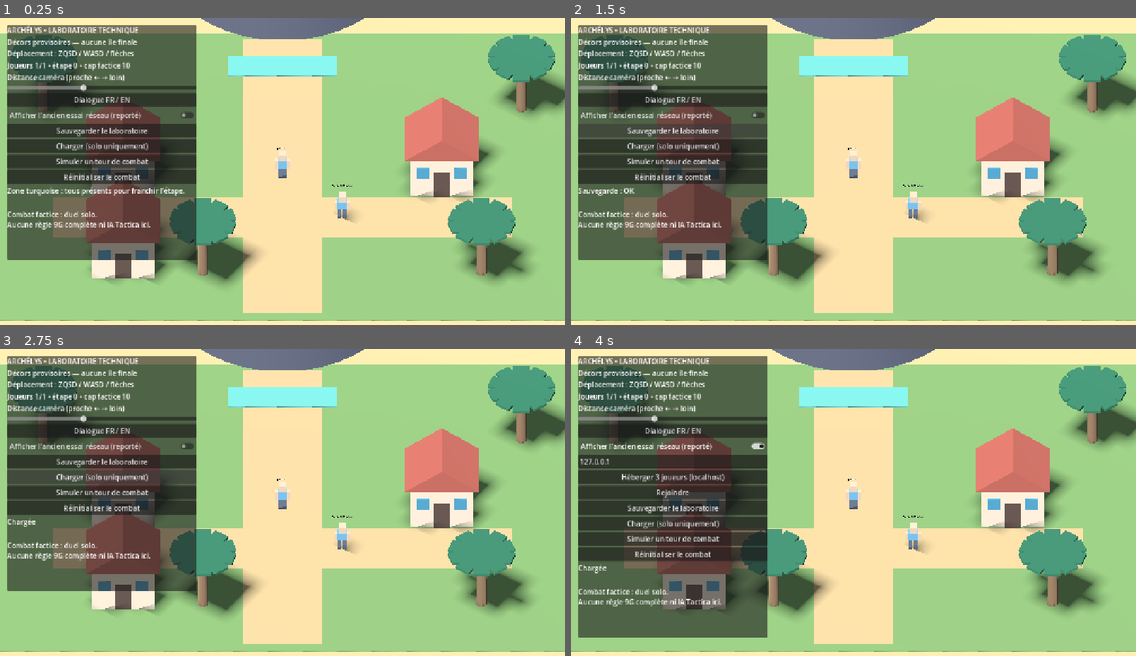
Above: before the commit, frames 1-4 (two rows, left to right).
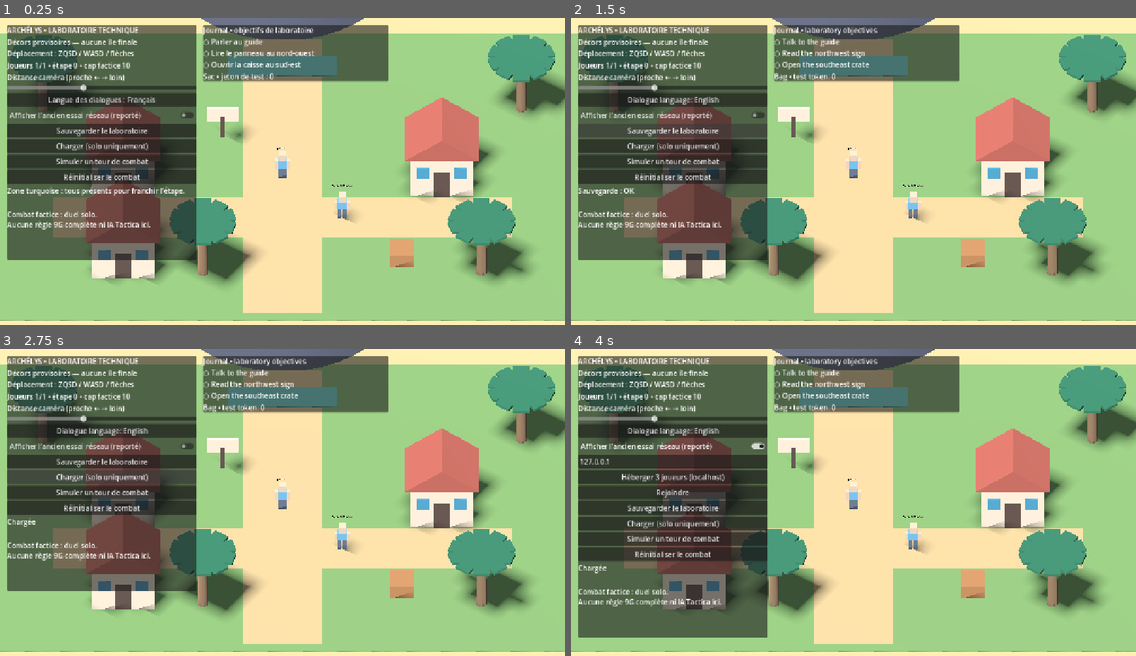
Above: after the commit, the same moments.

Repository: DyHyugal/pokemon-archelys
Game: Godot game, scene res://main.tscn
Two runs of this game, one before a commit and one after it. Both use one fixed random seed, a clock stepped at 60 frames per second and the inputs below.
Inputs (mouse positions are in pixels of both pictures, inside the frame that each line leads up to):
- Up to frame 1 (0.25 s): no input
- Up to frame 2 (1.5 s): click (672, 100) at 0.5 s, where only the run before the commit has a clickable "Dialogue FR / EN"; click "Sauvegarder le laboratoire" at 1.25 s
- Up to frame 3 (2.75 s): click "Charger (solo uniquement)" at 2 s
- Up to frame 4 (4 s): click "Charger (solo uniquement)" at 2.75 s; click "Afficher l’ancien essai résea…" at 3.5 s

The runs differ from the first frame. In frame 1, 7.2% of the frame differs, in the area x 8-74%, y 2-82%; in frame 2, 7.1%; in frame 3, 7.1%; in frame 4, 7.1%.

Commit message:
Add persistent preferences, solo interactions, journal and inventory with legacy save migration

Diff:
--- /dev/null
+++ b/game/data/dialogues/laboratory_crate.json
@@ -0,0 +1 @@
+{"fr":{"speaker":"Caisse de test","lines":["Un jeton de test a été ajouté à ton sac. Cette caisse ne donne sa récompense qu’une seule fois."]},"en":{"speaker":"Test crate","lines":["A test token was added to your bag. This crate only gives its reward once."]}}
--- /dev/null
+++ b/game/data/dialogues/laboratory_sign.json
@@ -0,0 +1 @@
+{"fr":{"speaker":"Panneau de test","lines":["Chemin nord : porte turquoise. Le guide est près du départ et la caisse de test au sud-est.","Ce panneau sert à éprouver les interactions et le journal, pas la carte définitive du jeu."]},"en":{"speaker":"Test sign","lines":["North path: turquoise gate. The guide is near the start and the test crate is to the southeast.","This sign tests interactions and the journal, not the final game map."]}}
--- a/game/scripts/domain/campaign.gd
+++ b/game/scripts/domain/campaign.gd
@@ -2,6 +2,9 @@
 extends RefCounted
 
 # Sandbox rules: no production game design or story is encoded here.
+const LabProgress = preload("res://scripts/domain/laboratory_progress.gd")
+var laboratory := LabProgress.new()
+
 var participant_count: int = 1
 var progress: int = 0
 var level_cap: int = 10
@@ -36,11 +39,13 @@
 
 func snapshot() -> Dictionary:
 	# Network IDs are transient; persistence is prototype-only.
-	return {"schema": 1, "participants": participant_count, "progress": progress,
+	return {"schema": 2, "laboratory": laboratory.snapshot(), "participants": participant_count, "progress": progress,
 		"level_cap": level_cap, "players": players.duplicate(true)}
 
 static func validate(data: Dictionary) -> bool:
-	if data.get("schema") != 1:
+	if data.get("schema") != 1 and data.get("schema") != 2:
+		return false
+	if data.get("schema") == 2 and not LabProgress.validate(data.get("laboratory")):
 		return false
 	for key: String in ["participants", "progress", "level_cap"]:
 		if not data.has(key) or not (data[key] is int or data[key] is float):
@@ -72,6 +77,9 @@
 func restore(data: Dictionary) -> bool:
 	if not validate(data):
 		return false
+	laboratory = LabProgress.new()
+	if data.get("schema") == 2:
+		laboratory.restore(data.laboratory)
 	participant_count = int(data.participants)
 	progress = int(data.progress)
 	level_cap = int(data.level_cap)
--- /dev/null
+++ b/game/scripts/domain/laboratory_progress.gd
@@ -0,0 +1,36 @@
+class_name LaboratoryProgress
+extends RefCounted
+
+# Original test content, independent of the final story and item catalogue.
+const OBJECTIVES: Array[String] = ["guide", "sign", "crate"]
+var completed: Dictionary = {}
+var tokens: int = 0
+
+func complete(id: String) -> bool:
+	if id not in OBJECTIVES or completed.has(id):
+		return false
+	completed[id] = true
+	if id == "crate":
+		tokens = 1
+	return true
+
+func snapshot() -> Dictionary:
+	return {"completed": completed.duplicate(), "tokens": tokens}
+
+static func validate(value: Variant) -> bool:
+	if not value is Dictionary or not value.get("completed") is Dictionary:
+		return false
+	var amount: Variant = value.get("tokens")
+	if not (amount is int or amount is float) or not is_finite(float(amount)) or float(amount) != floorf(float(amount)) or float(amount)<0.0 or float(amount)>1.0:
+		return false
+	for id: Variant in value.completed:
+		if id not in OBJECTIVES or value.completed[id] != true:
+			return false
+	return int(amount) == (1 if value.completed.has("crate") else 0)
+
+func restore(value: Dictionary) -> bool:
+	if not validate(value):
+		return false
+	completed = value.completed.duplicate()
+	tokens = int(value.tokens)
+	return true
--- a/game/scripts/domain/world_rules.gd
+++ b/game/scripts/domain/world_rules.gd
@@ -1,12 +1,21 @@
 class_name WorldRules
 extends RefCounted
+
+const INTERACTIONS := {"guide":Vector3(3,0,3), "sign":Vector3(-3,0,-3), "crate":Vector3(6,0,6)}
 
 const HOUSES: Array[Vector2] = [Vector2(-8, 0), Vector2(8, 0), Vector2(-8, 6)]
 const TREES: Array[Vector2] = [Vector2(-12,-5), Vector2(12,-5), Vector2(10,7), Vector2(-4,7)]
 
-static func walkable(pos: Vector2) -> bool:
+static func walkable(pos: Vector2, ignore_interaction: String = "") -> bool:
 	if absf(pos.x) > 14.0 or absf(pos.y) > 10.0:
 		return false
+	for id: String in INTERACTIONS:
+		if id==ignore_interaction:
+			continue
+		var point: Vector3=INTERACTIONS[id]
+		var radius: float=0.8 if id=="crate" else 0.4
+		if pos.distance_to(Vector2(point.x,point.z))<radius:
+			return false
 	for house: Vector2 in HOUSES:
 		if absf(pos.x - house.x) < 2.0 and absf(pos.y - house.y) < 1.8:
 			return false
@@ -14,3 +23,16 @@
 		if pos.distance_to(tree) < 0.8:
 			return false
 	return true
+
+static func can_step(origin: Vector2, destination: Vector2) -> bool:
+	if walkable(destination):
+		return true
+	# A legacy save may be inside a newly added object. Permit outward steps
+	# through that object only, still checking all other obstacles and bounds.
+	for id: String in INTERACTIONS:
+		var point: Vector3=INTERACTIONS[id]
+		var center:=Vector2(point.x,point.z)
+		var radius: float=0.8 if id=="crate" else 0.4
+		if origin.distance_to(center)<radius and destination.distance_to(center)>origin.distance_to(center) and walkable(destination,id):
+			return true
+	return false
--- /dev/null
+++ b/game/scripts/services/preferences_store.gd
@@ -0,0 +1,25 @@
+class_name PreferencesStore
+extends RefCounted
+
+const DEFAULTS := {"language":"fr", "camera_size":16.0}
+const PATH := "user://preferences.json"
+
+static func validate(value: Variant) -> bool:
+	return value is Dictionary and value.get("language") in ["fr","en"] and (value.get("camera_size") is float or value.get("camera_size") is int) and is_finite(float(value.camera_size)) and float(value.camera_size)>=12.0 and float(value.camera_size)<=22.0
+
+static func read(path: String = PATH) -> Dictionary:
+	if not FileAccess.file_exists(path):
+		return DEFAULTS.duplicate()
+	var parser := JSON.new()
+	if parser.parse(FileAccess.get_file_as_string(path)) != OK or not validate(parser.data):
+		return DEFAULTS.duplicate()
+	return parser.data
+
+static func write(value: Dictionary, path: String = PATH) -> Error:
+	if not validate(value):
+		return ERR_INVALID_DATA
+	var file := FileAccess.open(path+".tmp",FileAccess.WRITE)
+	if file==null:
+		return FileAccess.get_open_error()
+	file.store_string(JSON.stringify(value));file.flush();file.close()
+	return DirAccess.rename_absolute(path+".tmp",path)
--- a/game/scripts/services/save_store.gd
+++ b/game/scripts/services/save_store.gd
@@ -21,6 +21,11 @@
 	if parse_error != OK or not parsed is Dictionary or not Campaign.validate(parsed):
 		return ERR_INVALID_DATA
 	if FileAccess.file_exists(path) and not read_snapshot(path).is_empty():
+		# Preserve the original schema-1 save once, separately from rolling backups.
+		if read_snapshot(path).get("schema") == 1 and data.get("schema") == 2 and not FileAccess.file_exists(path+".v1.backup"):
+			var migration_error := DirAccess.copy_absolute(path,path+".v1.backup")
+			if migration_error != OK:
+				return migration_error
 		var backup_error := DirAccess.copy_absolute(path, path + ".backup")
 		if backup_error != OK:
 			return backup_error
--- a/game/scripts/services/session.gd
+++ b/game/scripts/services/session.gd
@@ -93,9 +93,9 @@
 		var pos: Array = record.position
 		var next_x := clampf(float(pos[0]) + axis.x * 5.0 * delta, -14.0, 14.0)
 		var next_z := clampf(float(pos[2]) + axis.y * 5.0 * delta, -10.0, 10.0)
-		if World.walkable(Vector2(next_x, float(pos[2]))):
+		if World.can_step(Vector2(float(pos[0]),float(pos[2])),Vector2(next_x,float(pos[2]))):
 			pos[0] = next_x
-		if World.walkable(Vector2(float(pos[0]), next_z)):
+		if World.can_step(Vector2(float(pos[0]),float(pos[2])),Vector2(float(pos[0]),next_z)):
 			pos[2] = next_z
 	if campaign.all_at_gate():
 		if not gate_latched and campaign.progress == 0:
--- a/game/scripts/world/laboratory.gd
+++ b/game/scripts/world/laboratory.gd
@@ -3,7 +3,17 @@
 const World = preload("res://scripts/domain/world_rules.gd")
 const Store = preload("res://scripts/services/save_store.gd")
 const Dialogue = preload("res://scripts/domain/dialogue.gd")
-const GUIDE_POSITION := Vector3(3, 0, 3)
+const Preferences = preload("res://scripts/services/preferences_store.gd")
+const TARGETS = World.INTERACTIONS
+var preferences_path: String = Preferences.PATH
+var preferences: Dictionary = {}
+var interaction_records: Dictionary = {}
+var active_interaction: String = ""
+var journal_text: Label
+var inventory_text: Label
+var language_button: Button
+var crate_mesh: MeshInstance3D
+const GUIDE_POSITION = TARGETS.guide
 const CAMERA_OFFSET := Vector3(0, 17, 18)
 var dialogue := Dialogue.new()
 var dialogue_record: Dictionary = {}
@@ -24,10 +34,14 @@
 const SAVE_PATH := "user://laboratory_campaign.json"
 
 func _ready() -> void:
+	preferences = Preferences.read(preferences_path)
+	locale = preferences.language
 	_build_world()
 	_build_ui()
 	_start_battle()
-	dialogue_record = JSON.parse_string(FileAccess.get_file_as_string("res://data/dialogues/laboratory_guide.json"))
+	for id: String in TARGETS:
+		interaction_records[id] = JSON.parse_string(FileAccess.get_file_as_string("res://data/dialogues/laboratory_%s.json" % id))
+	dialogue_record = interaction_records.guide
 	for arg: String in OS.get_cmdline_user_args():
 		if arg.begins_with("--capture="):
 			capture_frame.call_deferred(arg.trim_prefix("--capture="))
@@ -99,7 +113,7 @@
 	_box(Vector3(5.5,0.07,1.4),Vector3(0,0.08,-8.0),Color("74cabc"))
 	camera = Camera3D.new()
 	camera.projection=Camera3D.PROJECTION_ORTHOGONAL
-	camera.size=16.0
+	camera.size=float(preferences.camera_size)
 	camera.position=CAMERA_OFFSET
 	add_child(camera)
 	camera.look_at(Vector3.ZERO)
@@ -113,6 +127,9 @@
 	label.font_size = 28
 	label.pixel_size = 0.004
 	guide.add_child(label)
+	_box(Vector3(0.2,1.4,0.2), TARGETS.sign+Vector3(0,0.7,0),Color("66554b"))
+	_box(Vector3(1.6,0.8,0.15),TARGETS.sign+Vector3(0,1.5,0),Color("f0dcc0"))
+	crate_mesh = _box(Vector3(1.2,0.8,1.2),TARGETS.crate+Vector3(0,0.4,0),Color("be895a"))
 
 func _build_ui() -> void:
 	var layer:=CanvasLayer.new();add_child(layer)
@@ -123,8 +140,10 @@
 	status=Label.new();stack.add_child(status)
 	var camera_label := Label.new();camera_label.text="Distance caméra (proche ← → loin)";stack.add_child(camera_label)
 	var zoom := HSlider.new();zoom.min_value=12;zoom.max_value=22;zoom.step=0.5;zoom.value=camera.size;stack.add_child(zoom)
-	zoom.value_changed.connect(func(value: float):camera.size=value)
-	_button(stack,"Dialogue FR / EN",func():locale="en" if locale=="fr" else "fr")
+	zoom.value_changed.connect(func(value: float):
+		camera.size=value
+		_persist_preferences())
+	language_button = _button(stack,"Langue des dialogues : Français",func():_set_locale("en" if locale=="fr" else "fr"))
 	var network_toggle := CheckButton.new();network_toggle.text="Afficher l’ancien essai réseau (reporté)";stack.add_child(network_toggle)
 	var network_tools := VBoxContainer.new();network_tools.visible=false;stack.add_child(network_tools)
 	network_toggle.toggled.connect(func(enabled: bool):network_tools.visible=enabled)
@@ -143,10 +162,25 @@
 	dialogue_speaker=Label.new();conversation.add_child(dialogue_speaker)
 	dialogue_text=Label.new();dialogue_text.autowrap_mode=TextServer.AUTOWRAP_WORD_SMART;dialogue_text.custom_minimum_size=Vector2(780,90);conversation.add_child(dialogue_text)
 	var next_hint := Label.new();next_hint.text="A / E / Entrée • phrase suivante / next line";conversation.add_child(next_hint)
+	var overview := PanelContainer.new();overview.position=Vector2(460,16);overview.custom_minimum_size=Vector2(420,0);layer.add_child(overview)
+	var overview_stack := VBoxContainer.new();overview.add_child(overview_stack)
+	journal_text=Label.new();journal_text.autowrap_mode=TextServer.AUTOWRAP_WORD_SMART;journal_text.custom_minimum_size.x=400;overview_stack.add_child(journal_text)
+	inventory_text=Label.new();overview_stack.add_child(inventory_text)
 	log_box=RichTextLabel.new();log_box.custom_minimum_size=Vector2(430,115);stack.add_child(log_box)
 
-func _button(parent: Node, text: String, action: Callable) -> void:
+func _button(parent: Node, text: String, action: Callable) -> Button:
 	var button:=Button.new();button.text=text;button.pressed.connect(action);parent.add_child(button)
+	return button
+
+func _set_locale(value: String) -> void:
+	locale=value
+	_persist_preferences()
+
+func _persist_preferences() -> void:
+	preferences={"language":locale,"camera_size":camera.size}
+	var error := Preferences.write(preferences, preferences_path)
+	if error!=OK and message:
+		message.text="Préférences : %s" % error_string(error)
 
 func _save() -> void:
 	if not multiplayer.is_server():
@@ -186,6 +220,25 @@
 	if dialogue.active:
 		_unhandled_key_input(event)
 
+func _nearest_interaction() -> String:
+	var nearest: String = ""
+	var distance: float = 2.2
+	for id: String in TARGETS:
+		var current: float = _local_position().distance_to(TARGETS[id])
+		if current <= distance:
+			distance=current
+			nearest=id
+	return nearest
+
+func _open_interaction(id: String) -> bool:
+	if id not in TARGETS or Session.active_network:
+		return false
+	active_interaction=id
+	var record: Dictionary=interaction_records[id]
+	if id=="crate" and not Session.campaign.laboratory.complete("crate"):
+		record={"fr":{"speaker":"Caisse de test","lines":["La caisse est déjà vide."]},"en":{"speaker":"Test crate","lines":["The crate is already empty."]}}
+	return dialogue.begin(record,locale)
+
 func _unhandled_key_input(event: InputEvent) -> void:
 	if not event is InputEventKey or not event.pressed or event.echo:
 		return
@@ -193,15 +246,28 @@
 		return
 	if dialogue.active:
 		dialogue.advance()
-	elif _local_position().distance_to(GUIDE_POSITION) <= 2.2:
-		dialogue.begin(dialogue_record, locale)
+		if not dialogue.active:
+			Session.campaign.laboratory.complete(active_interaction)
 	else:
-		return
+		var target := _nearest_interaction()
+		if target.is_empty() or not _open_interaction(target):
+			return
 	Session.submit_axis(Vector2.ZERO)
 	dialogue_panel.visible = dialogue.active
 	dialogue_speaker.text = dialogue.speaker
 	dialogue_text.text = dialogue.current_line()
 	get_viewport().set_input_as_handled()
+
+func _update_overview() -> void:
+	var progress = Session.campaign.laboratory
+	var lines: Array[String]=["Journal • objectifs de laboratoire" if locale=="fr" else "Journal • laboratory objectives"]
+	var names: Array=["Parler au guide","Lire le panneau au nord-ouest","Ouvrir la caisse au sud-est"] if locale=="fr" else ["Talk to the guide","Read the northwest sign","Open the southeast crate"]
+	for index: int in range(3):
+		lines.append(("✓ " if progress.completed.has(progress.OBJECTIVES[index]) else "○ ")+names[index])
+	journal_text.text="\n".join(lines)
+	inventory_text.text=("Sac • jeton de test : %d" if locale=="fr" else "Bag • test token: %d") % progress.tokens
+	language_button.text="Langue des dialogues : Français" if locale=="fr" else "Dialogue language: English"
+	(crate_mesh.material_override as StandardMaterial3D).albedo_color=Color("75695a") if progress.tokens else Color("be895a")
 
 func _process(_delta: float) -> void:
 	var value: Dictionary=Session.latest
@@ -249,6 +315,7 @@
 	var focus := _local_position()
 	camera.position = focus + CAMERA_OFFSET
 	camera.look_at(focus)
-	interaction_hint.text = ("A / E / Entrée : parler au guide" if locale=="fr" else "A / E / Enter: talk to the guide") if focus.distance_to(GUIDE_POSITION)<=2.2 and not dialogue.active else ""
+	interaction_hint.text = ("E / Entrée : interagir" if locale=="fr" else "E / Enter: interact") if not _nearest_interaction().is_empty() and not dialogue.active else ""
+	_update_overview()
 	Session.submit_axis(axis)
 	status.text="Joueurs %d/%d • étape %d • cap factice %d" % [players.size(),value.get("participants",1),value.get("progress",0),value.get("level_cap",10)]
--- a/game/tests/scene_smoke.gd
+++ b/game/tests/scene_smoke.gd
@@ -3,7 +3,10 @@
 	call_deferred("run")
 func run()->void:
 	var scene:PackedScene=load("res://main.tscn")
-	var world:Node=scene.instantiate();root.add_child(world)
+	var world:Node=scene.instantiate()
+	world.preferences_path="user://tests_scene_preferences.json"
+	DirAccess.remove_absolute(world.preferences_path)
+	root.add_child(world)
 	await process_frame
 	await process_frame
 	var session:Node=root.get_node("Session")
@@ -45,14 +48,45 @@
 		interact.pressed=false;root.push_input(interact.duplicate(),true)
 	if world.dialogue.active or world.dialogue_panel.visible:
 		push_error("Manual dialogue did not close");quit(1);return
+	session.campaign.players[1].position=[-3.0,0.0,-2.0]
+	for step:int in range(3):await physics_frame
+	for line:int in range(3):
+		interact.pressed=true;root.push_input(interact.duplicate(),true)
+		await process_frame
+		interact.pressed=false;root.push_input(interact.duplicate(),true)
+	if not session.campaign.laboratory.completed.has("sign"):
+		push_error("Sign interaction failed to complete objective");quit(1);return
+	world._set_locale("en")
+	world.camera.size=14.5;world._persist_preferences()
+	if world.Preferences.read(world.preferences_path).language!="en" or world.Preferences.read(world.preferences_path).camera_size!=14.5:
+		push_error("Scene failed to persist preferences");quit(1);return
+	world._open_interaction("crate")
+	world.dialogue.advance()
+	world._open_interaction("crate")
+	world.dialogue.advance()
+	if session.campaign.laboratory.tokens!=1:
+		push_error("Crate reward duplicated");quit(1);return
 	world._turn()
 	if world.battle.units.Boss.hp >= 100:
 		push_error("Battle UI did not resolve turn");quit(1);return
 	world._save()
 	if world.message.text != "Sauvegarde : OK":
 		push_error("Save button did not persist");quit(1);return
+	session.campaign.laboratory=session.campaign.LabProgress.new()
 	world._load()
 	if world.message.text != "Chargée":
 		push_error("Load button did not restore");quit(1);return
-	print("SCENE SMOKE: avatar, input, authoritative movement, closer following camera, NPC/manual dialogue/movement lock, solo battle UI, save/load exercised")
+	if session.campaign.laboratory.tokens!=1 or not session.campaign.laboratory.completed.has("guide") or world.locale!="en" or world.camera.size!=14.5:
+		push_error("Load lost inventory, journal or preferences");quit(1);return
+	world._update_overview()
+	if "test token: 1" not in world.inventory_text.text:
+		push_error("Inventory UI not refreshed");quit(1);return
+	var restarted: Node=scene.instantiate()
+	restarted.preferences_path=world.preferences_path
+	root.add_child(restarted)
+	await process_frame
+	if restarted.locale!="en" or restarted.camera.size!=14.5:
+		push_error("New scene did not restore saved language and camera");quit(1);return
+	restarted.queue_free()
+	print("SCENE SMOKE: avatar, input, authoritative movement, closer following camera, NPC/manual dialogue/movement lock, solo battle UI, preference persistence, single crate reward, inventory/journal save/load exercised")
 	quit(0)
--- /dev/null
+++ b/game/tests/solo_systems.gd
@@ -0,0 +1,50 @@
+extends SceneTree
+const World=preload("res://scripts/domain/world_rules.gd")
+const Campaign=preload("res://scripts/domain/campaign.gd")
+const Progress=preload("res://scripts/domain/laboratory_progress.gd")
+const Preferences=preload("res://scripts/services/preferences_store.gd")
+const Store=preload("res://scripts/services/save_store.gd")
+var checks: int=0
+var failures: int=0
+func check(value: bool, label: String) -> void:
+	checks+=1
+	if not value:
+		failures+=1;push_error(label)
+func _initialize() -> void:
+	check(not World.walkable(Vector2(6,6)) and not World.walkable(Vector2(-3,-3)) and not World.walkable(Vector2(3,3)) and World.walkable(Vector2.ZERO),"Interactable objects block movement while paths remain accessible")
+	check(World.can_step(Vector2(3,3),Vector2(3.1,3)) and not World.can_step(Vector2(3.6,3),Vector2(3.2,3)),"Legacy position inside new object can exit, but outside movement cannot enter it")
+	var progress:=Progress.new()
+	check(progress.complete("crate") and progress.tokens==1,"First crate grants one token")
+	check(not progress.complete("crate") and progress.tokens==1,"Repeated interaction cannot duplicate reward")
+	check(not progress.complete("unknown"),"Unknown objective rejected")
+	var bad:=progress.snapshot();bad.tokens=2
+	check(not Progress.validate(bad),"Invalid inventory amount rejected")
+	var restored:=Progress.new()
+	check(restored.restore(progress.snapshot()) and restored.completed.has("crate") and restored.tokens==1,"Inventory and objectives round-trip")
+	check(not restored.restore(bad) and restored.tokens==1,"Invalid restore preserves state")
+	var old:=Campaign.new();old.add_player(1,"Test");old.players[1].position=[2.0,0.0,4.0]
+	var v1:=old.snapshot();v1.schema=1;v1.erase("laboratory")
+	var current:=Campaign.new()
+	check(current.restore(v1) and current.players[1].position==[2.0,0.0,4.0] and current.laboratory.tokens==0,"Old save migrates in memory without losing position")
+	current.laboratory.complete("crate")
+	var copy:=Campaign.new()
+	check(copy.restore(current.snapshot()) and copy.laboratory.tokens==1,"New save persists laboratory state")
+	var invalid:=current.snapshot();invalid.laboratory.tokens=0
+	check(not copy.restore(invalid) and copy.laboratory.tokens==1,"Inconsistent save rejected atomically")
+	var prefs_path:="user://tests_preferences.json"
+	check(Preferences.write({"language":"en","camera_size":13.5},prefs_path)==OK,"Preferences write")
+	check(Preferences.read(prefs_path).language=="en" and Preferences.read(prefs_path).camera_size==13.5,"Fresh read restores language and camera")
+	check(Preferences.write({"language":"bad","camera_size":INF},prefs_path)==ERR_INVALID_DATA and Preferences.read(prefs_path).language=="en","Invalid preference update cannot replace valid data")
+	var file:=FileAccess.open(prefs_path,FileAccess.WRITE);file.store_string("{bad");file.close()
+	check(Preferences.read(prefs_path)==Preferences.DEFAULTS,"Corrupted preferences recover to defaults")
+	var path:="user://tests_migration.json"
+	for suffix:String in ["",".backup",".v1.backup",".tmp"]:DirAccess.remove_absolute(path+suffix)
+	Store.write_snapshot(path,v1)
+	var original:=FileAccess.get_file_as_string(path)
+	check(Store.write_snapshot(path,current.snapshot())==OK and FileAccess.get_file_as_string(path+".v1.backup")==original,"Migration preserves original v1 bytes")
+	current.laboratory.complete("sign")
+	check(Store.write_snapshot(path,current.snapshot())==OK and FileAccess.get_file_as_string(path+".v1.backup")==original,"Later saves preserve migration backup")
+	invalid=current.snapshot();invalid.schema=3
+	check(not Campaign.validate(invalid),"Future unknown schema rejected")
+	print("SOLO SYSTEMS: %d checks, %d failures" % [checks,failures])
+	quit(1 if failures else 0)
Not shown, added: game/scripts/domain/laboratory_progress.gd.uid
Not shown, added: game/scripts/services/preferences_store.gd.uid
Not shown, added: game/tests/solo_systems.gd.uid
Not shown, changed: docs/FEATURE_STATUS.md
Not shown, changed: docs/README.md
Not shown, changed: docs/development/ARCHITECTURE.md
Not shown, changed: docs/development/LIRE_MOI_WINDOWS.txt
Not shown, added: docs/development/LOT_SOLO_PREFERENCES_JOURNAL.md
Not shown, changed: docs/development/PLAN_DEVELOPPEMENT.md
Not shown, changed: docs/development/TESTER_LABORATOIRE.md
Not shown, added: docs/development/validation/batch-checks.log
Not shown, added: docs/development/validation/lot-solo.png
(and 4 more such lines)
